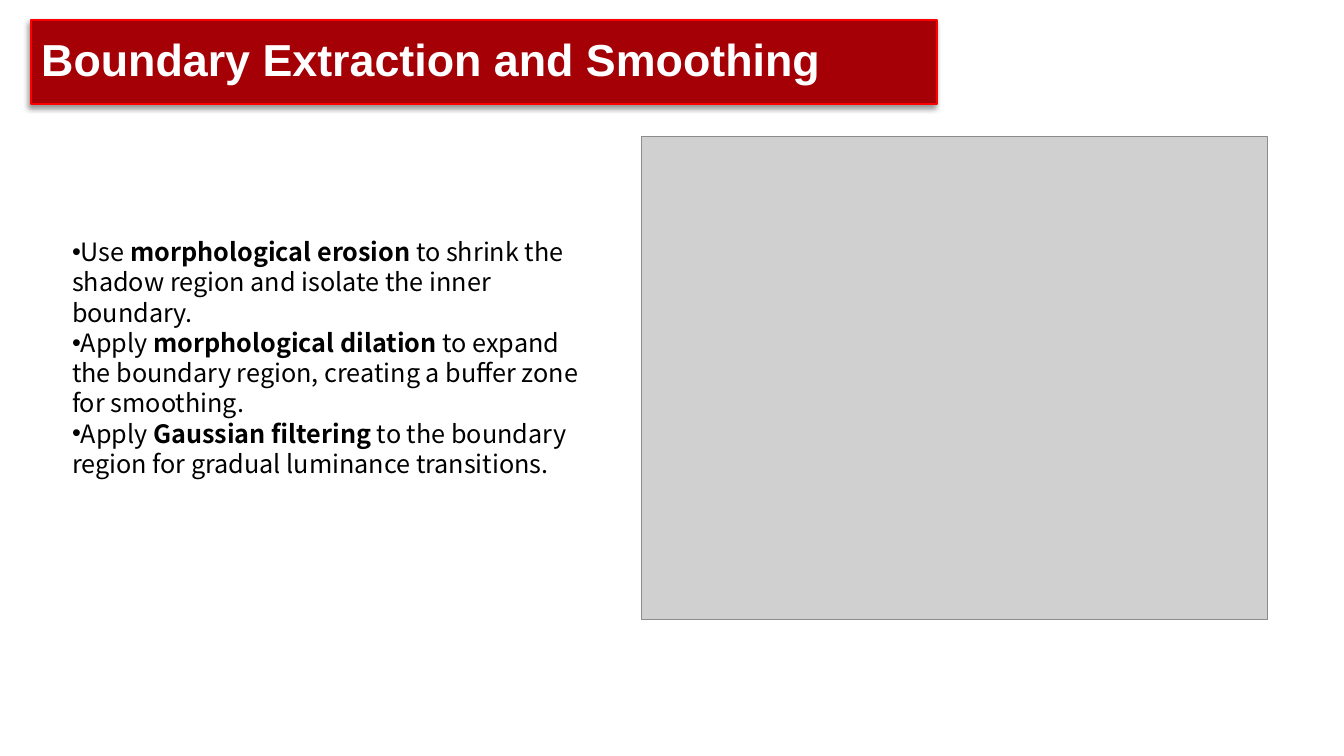
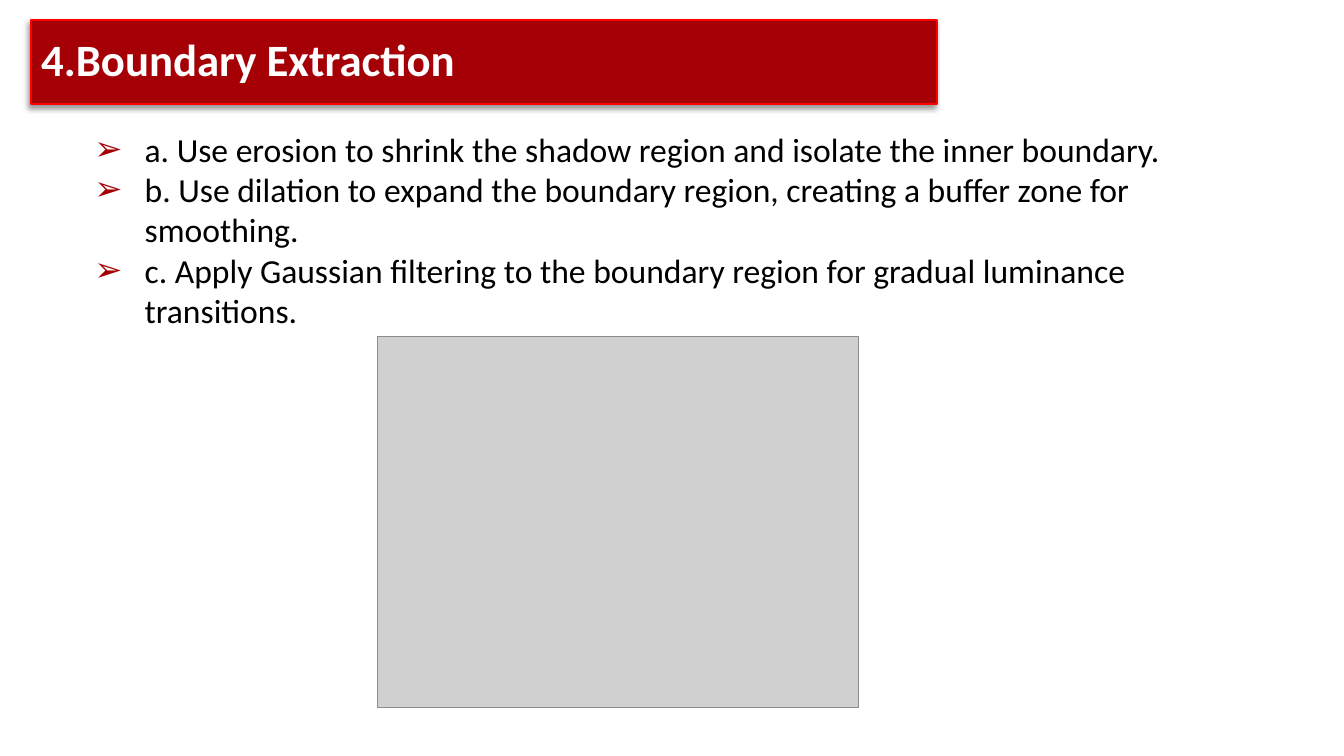
Before and after one commit to RealJustinNi/CS270-Digitial-Image-Processing-Project, a slide deck: slide 6 of DIP2024_Group2_pre.pptx. Drawn at 1344x756 pixels with LibreOffice and Linux fonts; fonts in the diff are those of the drawing; grey boxes stand for pictures; background and template pictures are left out. Boxes give left, top, right and bottom in pixels: in the first picture for what was removed or moved away, otherwise in the second. Text is boxed around its words. In the diff, an @@ line names an element or a change of style, - is before the commit and + after.

```diff
--- a/DIP2024_Group2_pre.pptx
+++ b/DIP2024_Group2_pre.pptx
@@ title at [41,44,455,83]: text changed; font Arial to Calibri @@
-Boundary Extraction and Smoothing
+4.Boundary Extraction
@@ text at [145,138,1160,324]: text changed; size 18 to 24 pt; font Noto Sans CJK SC to Calibri @@
-• Use morphological erosion to shrink the shadow region and isolate the inner boundary.
-• Apply morphological dilation to expand the boundary region, creating a buffer zone for smoothing.
-• Apply Gaussian filtering to the boundary region for gradual luminance transitions.
+➢ a. Use erosion to shrink the shadow region and isolate the inner boundary.
+➢ b. Use dilation to expand the boundary region, creating a buffer zone for smoothing.
+➢ c. Apply Gaussian filtering to the boundary region for gradual luminance transitions.
@@ picture: place and size @@
-picture at [641,136,1267,619]
+picture at [378,337,860,709]
```
Also in this commit, not shown: 8 other slides changed.
